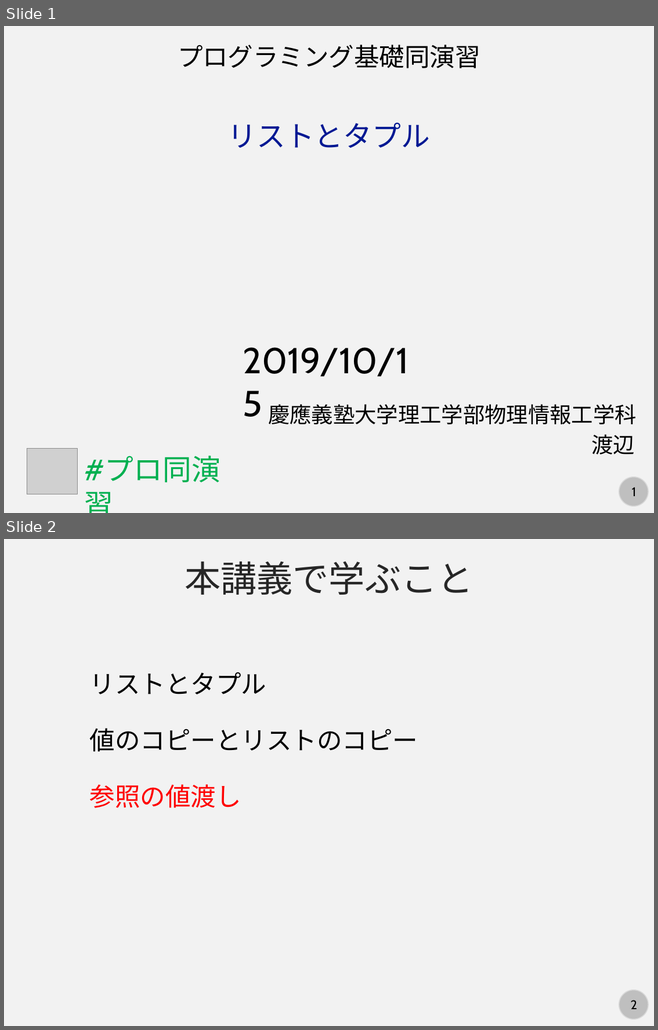
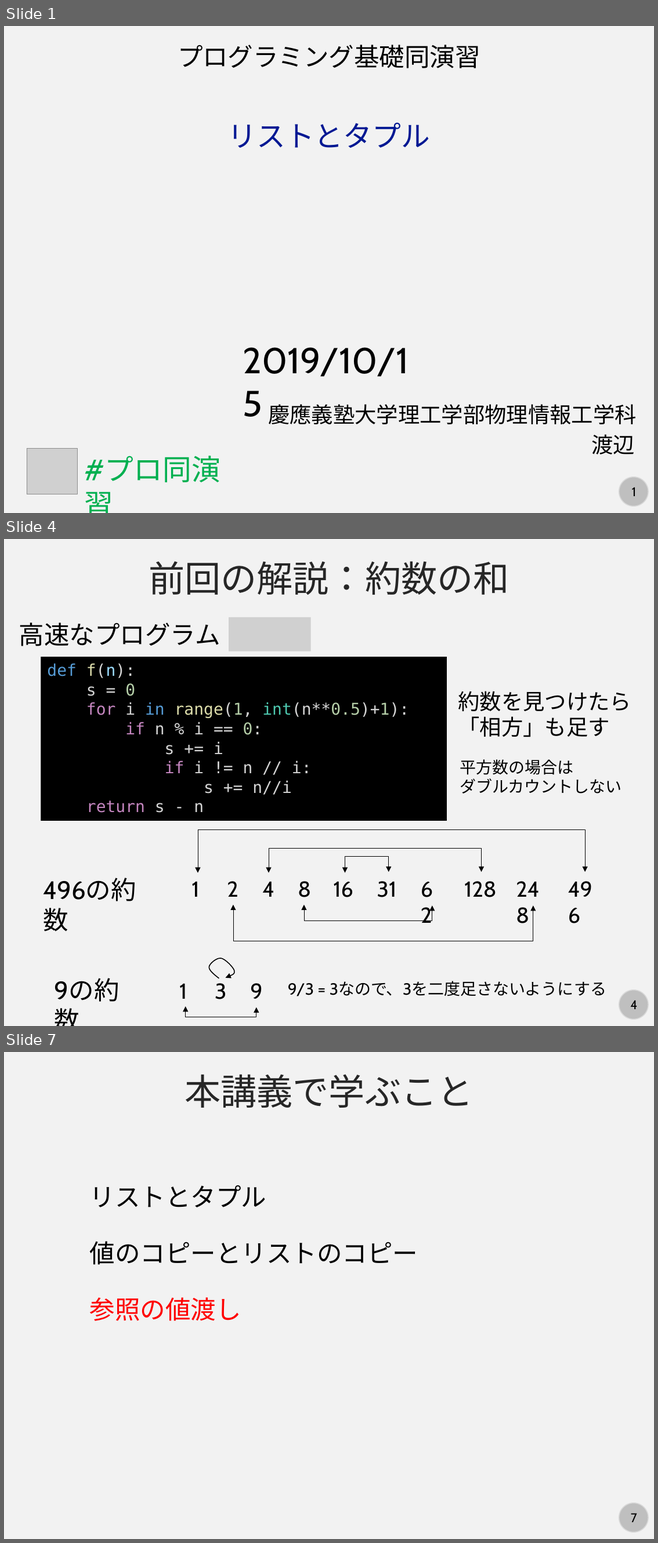
Before and after one commit to kaityo256/python_zero, a slide deck: list/fig/slide.pptx. Shown one above the other, each under a label of ours: slides 1 and 2 before the commit, slides 1, 4 and 7 after it; the slides between them are not shown. The pictures are 658x1030 and 658x1543 pixels, drawn with LibreOffice and Linux fonts; fonts in the diff are those of the drawing; grey boxes stand for pictures. Boxes give left, top, right and bottom in pixels: in the first picture for what was removed or moved away, otherwise in the second. Text is boxed around its words. In the diff, an @@ line names an element or a change of style, - is before the commit and + after.

```diff
--- a/list/fig/slide.pptx
+++ b/list/fig/slide.pptx
@@ slide 4 added at (x1=4, y1=539, x2=654, y2=1026), background #F2F2F2; not listed: 2 template elements that a slide beside it also shows @@
@@ text added at (x1=148, y1=561, x2=509, y2=595), 40 pt, text #262626 @@
+前回の解説：約数の和
@@ text added at (x1=19, y1=623, x2=220, y2=646), 28 pt, text #000000 @@
+高速なプログラム
@@ picture added at (x1=229, y1=618, x2=311, y2=652) @@
@@ rectangle added at (x1=41, y1=657, x2=447, y2=820), fill #000000, 18 pt, text #D4D4D4 @@
+def f(n):
+s = 0
+for i in range(1, int(n**0.5)+1):
+if n % i == 0:
+s += i
+if i != n // i:
+s += n//i
+return s - n
@@ text added at (x1=458, y1=691, x2=632, y2=737), 24 pt, text #000000 @@
+約数を見つけたら
+「相方」も足す
@@ text added at (x1=459, y1=759, x2=621, y2=794), 18 pt, text #000000 @@
+平方数の場合は
+ダブルカウントしない
@@ elbow double arrow added from (198, 873) to (585, 873), #000000 0.5 pt @@
@@ elbow double arrow added from (268, 873) to (481, 873), #000000 0.5 pt @@
@@ elbow double arrow added from (345, 873) to (389, 873), #000000 0.5 pt @@
@@ text added at (x1=36, y1=871, x2=165, y2=908), 28 pt, text #000000 @@
+496の約数
@@ text added at (x1=191, y1=882, x2=199, y2=897), 24 pt, text #000000 @@
+1
@@ text added at (x1=227, y1=881, x2=238, y2=897), 24 pt, text #000000 @@
+2
@@ text added at (x1=262, y1=882, x2=274, y2=897), 24 pt, text #000000 @@
+4
@@ text added at (x1=297, y1=881, x2=311, y2=897), 24 pt, text #000000 @@
+8
@@ text added at (x1=333, y1=882, x2=353, y2=897), 24 pt, text #000000 @@
+16
@@ text added at (x1=377, y1=881, x2=397, y2=897), 24 pt, text #000000 @@
+31
@@ text added at (x1=414, y1=873, x2=449, y2=905), 24 pt, text #000000 @@
+62
@@ text added at (x1=464, y1=881, x2=496, y2=897), 24 pt, text #000000 @@
+128
@@ text added at (x1=509, y1=873, x2=556, y2=905), 24 pt, text #000000 @@
+248
@@ text added at (x1=561, y1=873, x2=607, y2=905), 24 pt, text #000000 @@
+496
@@ elbow double arrow added from (233, 905) to (533, 906), #000000 0.5 pt @@
@@ elbow double arrow added from (304, 905) to (432, 906), #000000 0.5 pt @@
@@ text added at (x1=48, y1=972, x2=151, y2=1009), 28 pt, text #000000 @@
+9の約数
@@ freeform shape added at (x1=209, y1=959, x2=235, y2=979), outline #000000 1 pt @@
@@ text added at (x1=179, y1=984, x2=187, y2=999), 24 pt, text #000000 @@
+1
@@ text added at (x1=215, y1=983, x2=226, y2=1000), 24 pt, text #000000 @@
+3
@@ text added at (x1=250, y1=983, x2=262, y2=999), 24 pt, text #000000 @@
+9
@@ text added at (x1=288, y1=981, x2=606, y2=997), 18 pt, text #000000 @@
+9/3 = 3なので、3を二度足さないようにする
@@ elbow double arrow added from (185, 1006) to (256, 1008), #000000 0.5 pt @@
@@ what was slide 2 is now slide 7 @@
@@ page number at (x1=630, y1=1513, x2=637, y2=1522): text changed @@
-2
+7
```
Also in this commit, not shown: 6 slides changed, 7 other slides added.
